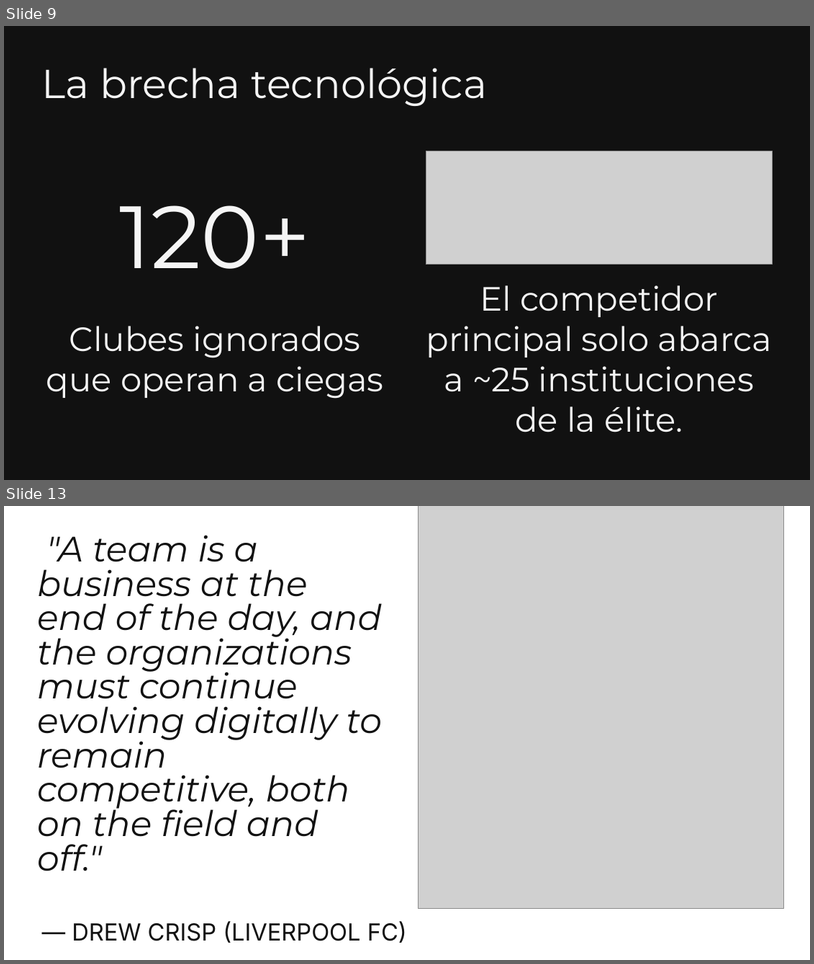
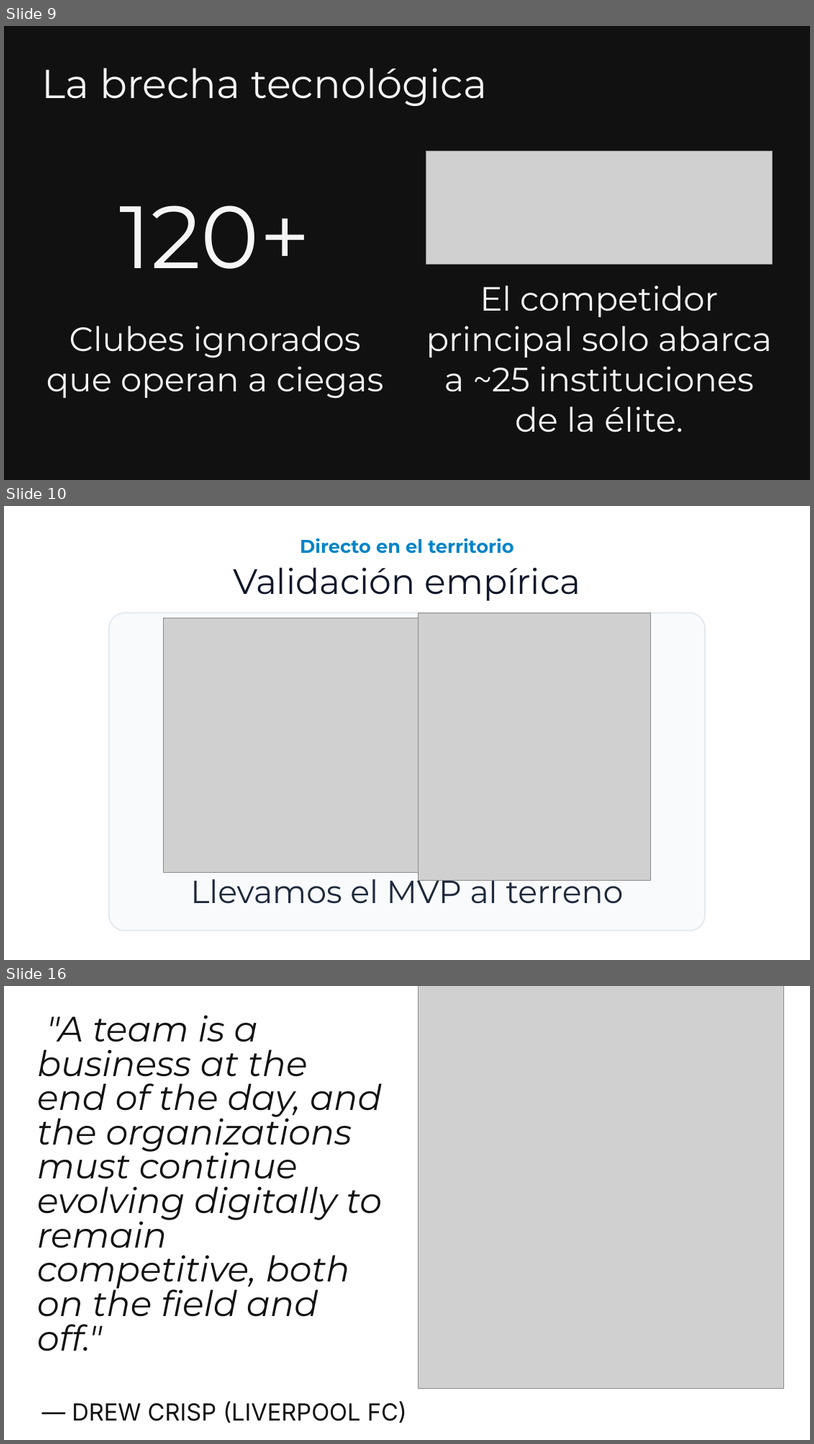
Before and after one commit to TrabajoProfesional-AGGZ/documentacion, a slide deck: entrega_final/defensa/Presentacion_SocioUnido.pptx. Shown one above the other, each under a label of ours: slides 9 and 13 before the commit, slides 9, 10 and 16 after it; the slides between them are not shown. The pictures are 814x964 and 814x1444 pixels, drawn with LibreOffice and Linux fonts; fonts in the diff are those of the drawing; grey boxes stand for pictures; background and template pictures are left out. Boxes give left, top, right and bottom in pixels: in the first picture for what was removed or moved away, otherwise in the second. Text is boxed around its words. In the diff, an @@ line names an element or a change of style, - is before the commit and + after.

```diff
--- a/entrega_final/defensa/Presentacion_SocioUnido.pptx
+++ b/entrega_final/defensa/Presentacion_SocioUnido.pptx
@@ slide 10 added at [4,506,810,960], background picture (left out) @@
@@ text added at [234,538,581,601], 22 pt, text #0284C7, bold @@
+Directo en el territorio
+Validación empírica
@@ rounded rectangle added at [109,613,706,931], fill #F8FAFC, outline #E2E8F0 1.5 pt @@
@@ picture added at [419,613,651,880] @@
@@ picture added at [164,618,419,872] @@
@@ text added at [190,872,623,903], 38 pt, text #1E293B @@
+Llevamos el MVP al terreno
@@ what was slide 13 is now slide 16 @@
```
Also in this commit, not shown: 2 slides changed, 6 other slides added, 4 slides removed, 1 other file.
